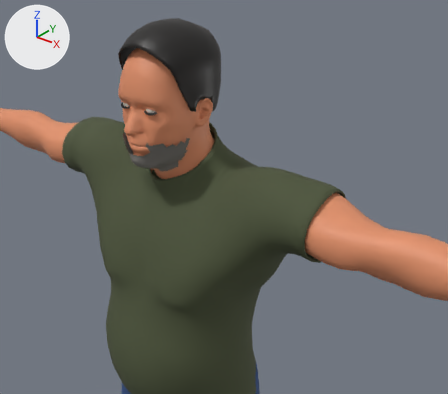
The glTF model public/assets/characters/marcio.glb: old version first, new version second.
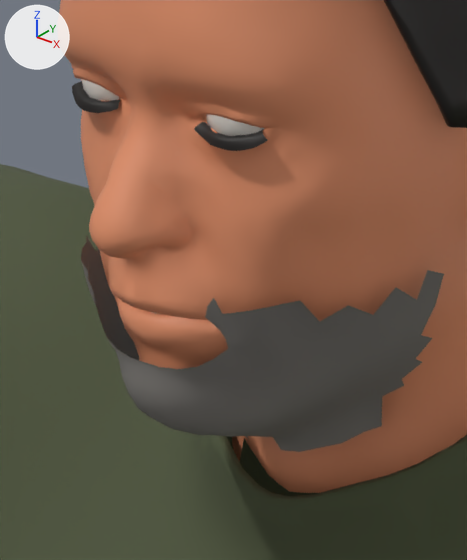
The first picture shows the older version from a 50 mm camera at (0.789, -0.877, 1.965) aimed at (0.163, -0.095, 1.48). The close-ups show the older and then the newer version on the part from 24% to 43% of the width and 22% to 49% of the height of that picture. Only the edits that show in the close-ups are written down. Every picture has the same lights, and +X, +Y and +Z are marked at upper left.

Before the edit, the objects in view are built like this:
```python
me_beard = bpy.data.meshes.new('Beard')
me_beard.from_pydata(...)  # 391 vertices, 648 faces; spans x -0.0681..0.0681, y -0.1554..-0.0669, z 1.4897..1.5712
me_beard.materials.append(mat_m_beard)
me_lash_l = bpy.data.meshes.new('Lash_L')
me_lash_l.from_pydata(...)  # 60 vertices, 88 faces; spans x 0.0179..0.0462, y -0.1431..-0.1328, z 1.6177..1.6246
me_lash_l.materials.append(mat_m_lash)  # black #16110e
me_lash_r = bpy.data.meshes.new('Lash_R')
me_lash_r.from_pydata(...)  # 60 vertices, 88 faces; spans x -0.0462..-0.0179, y -0.1431..-0.1328, z 1.6177..1.6246
me_lash_r.materials.append(mat_m_lash)  # black #16110e
ob_beard = bpy.data.objects.new('Beard', me_beard)
ob_beard.location = (0.0, 0.0, 0.0)
ob_lash_l = bpy.data.objects.new('Lash_L', me_lash_l)
ob_lash_l.location = (0.0, 0.0, 0.0)
ob_lash_r = bpy.data.objects.new('Lash_R', me_lash_r)
ob_lash_r.location = (0.0, 0.0, 0.0)
# also in view: 'Eye_L' at (0.029, -0.126, 1.628); 'Hair' at (0.0, -0.04, 1.683); 'Body' at (0.0, -0.05, 0.909); 'Shirt' at (0.0, -0.047, 1.244)
```
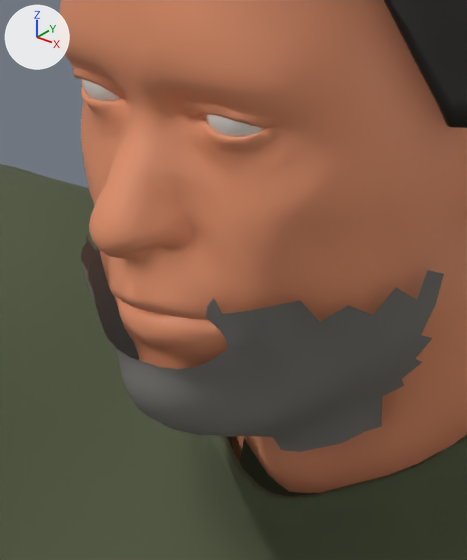
Boxes [x1, y1, x2, y2] around the edits, measured in the close-ups (467 x 560 px):
```json
{"object": "Lash_L", "change": "deleted", "before": [194, 122, 268, 151], "on screen": "black"}
{"object": "Lash_R", "change": "deleted", "before": [72, 81, 120, 113], "on screen": "black"}
```

Scene script edits in JSON lines:
```json
{"op": "remove", "block": "ob_lash_l", "code": ["ob_lash_l = bpy.data.objects.new('Lash_L', me_lash_l)", "ob_lash_l.location = (0.0, 0.0, 0.0)"]}
{"op": "remove", "block": "ob_lash_r", "code": ["ob_lash_r = bpy.data.objects.new('Lash_R', me_lash_r)", "ob_lash_r.location = (0.0, 0.0, 0.0)"]}
```
